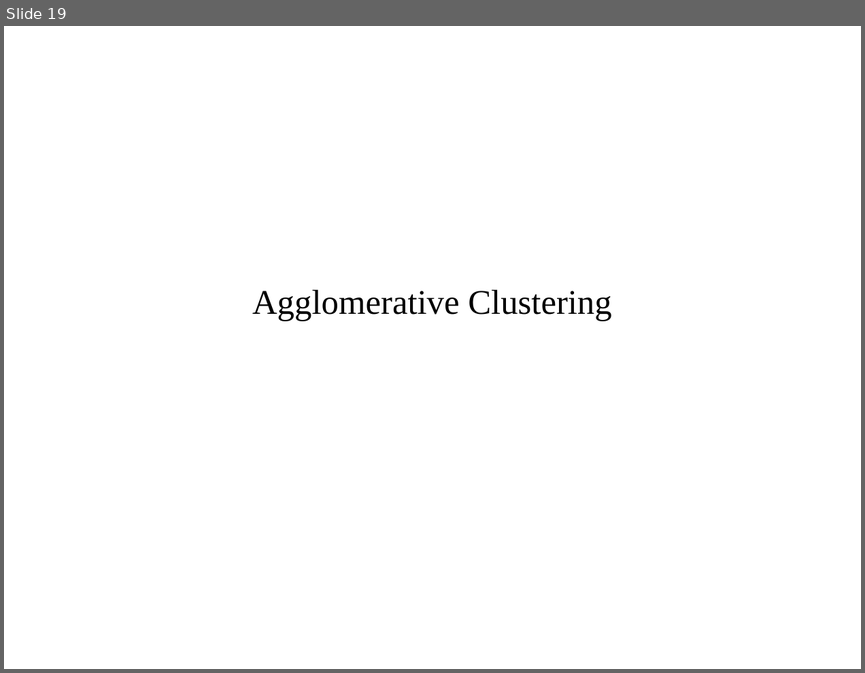
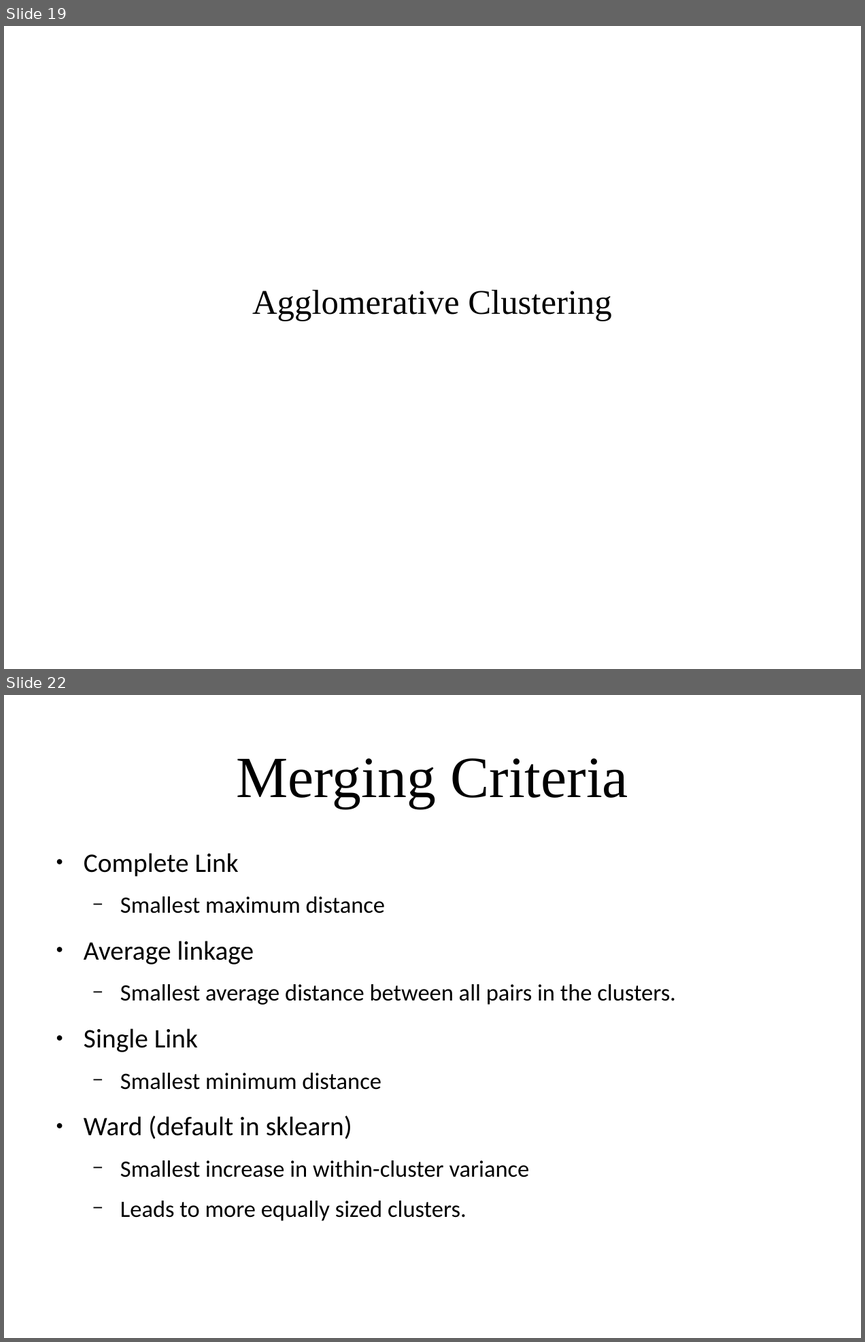
Before and after one commit to amueller/applied_ml_spring_2017, a slide deck: slides/aml-16-032217.odp. Shown one above the other, each under a label of ours: slide 19 before the commit, slides 19 and 22 after it; the slides between them are not shown. The pictures are 865x673 and 865x1342 pixels, drawn with LibreOffice and Linux fonts; fonts in the diff are those of the drawing. Boxes give left, top, right and bottom in pixels: in the first picture for what was removed or moved away, otherwise in the second. Text is boxed around its words. In the diff, an @@ line names an element or a change of style, - is before the commit and + after.

Commit message:
working on mixture models and clustering

```diff
--- a/slides/aml-16-032217.odp
+++ b/slides/aml-16-032217.odp
@@ slide 22 added at (4, 695, 861, 1338), background #FFFFFF @@
@@ title added at (236, 758, 628, 808), 54 pt, text #000000 @@
+Merging Criteria
@@ text added at (84, 853, 676, 1221), 21.7 pt, text #000000 @@
+● Complete Link
+  − Smallest maximum distance
+● Average linkage
+  − Smallest average distance between all pairs in the clusters.
+● Single Link
+  − Smallest minimum distance
+● Ward (default in sklearn)
+  − Smallest increase in within-cluster variance
+  − Leads to more equally sized clusters.
```
Also in this commit, not shown: 11 slides changed, 14 other slides added, 8 slides removed, 1 other file.
